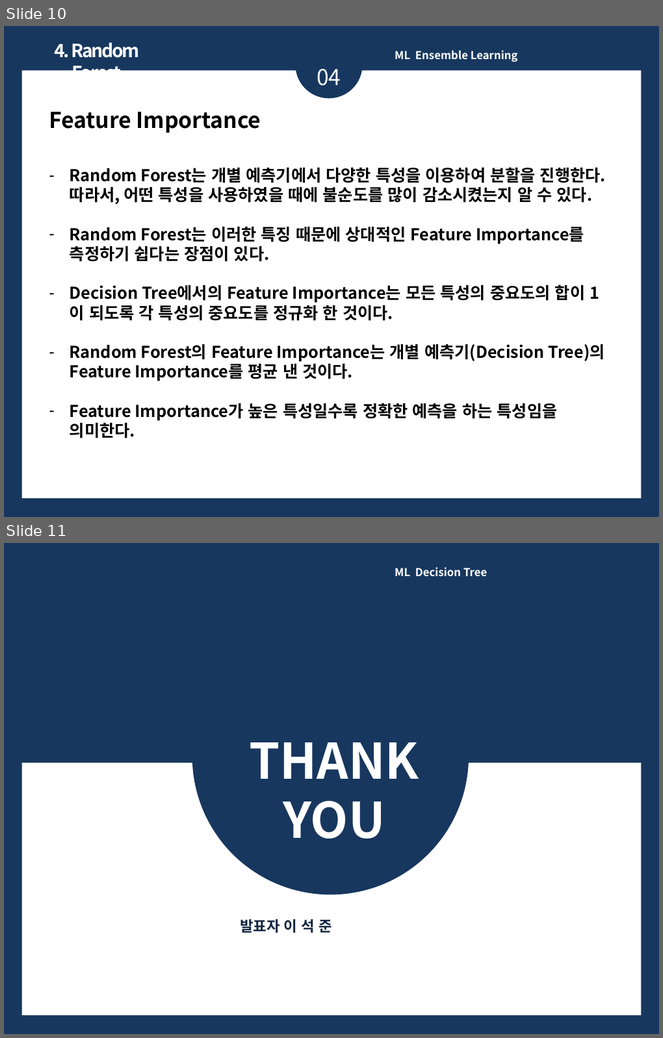
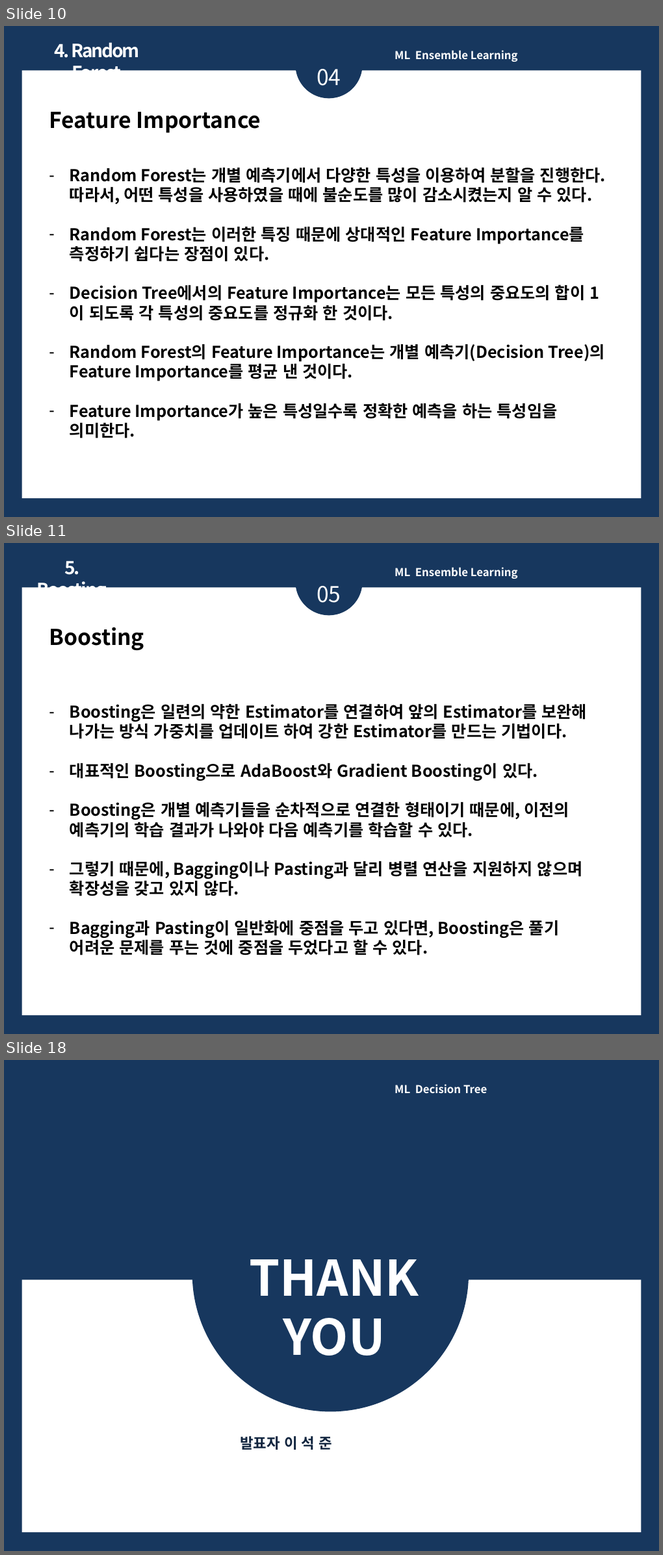
Before and after one commit to ykykyk112/machine_learning, a slide deck: ML_Algorithm_Review/Ensemble_Learning_Review.pptx. Shown one above the other, each under a label of ours: slides 10 and 11 before the commit, slides 10, 11 and 18 after it; the slides between them are not shown. The pictures are 663x1038 and 663x1555 pixels, drawn with LibreOffice and Linux fonts; fonts in the diff are those of the drawing. Boxes give left, top, right and bottom in pixels: in the first picture for what was removed or moved away, otherwise in the second. Text is boxed around its words. In the diff, an @@ line names an element or a change of style, - is before the commit and + after.

Commit message:
2021.02.12 Ensemble Learning Review File 추가
- Boosting
- AdaBoost
- Gradient Boosting
- Stacking

```diff
--- a/ML_Algorithm_Review/Ensemble_Learning_Review.pptx
+++ b/ML_Algorithm_Review/Ensemble_Learning_Review.pptx
@@ slide 11 added at (4, 543, 659, 1034), background #17375E @@
@@ text added at (36, 561, 107, 588), 20 pt, text #FFFFFF, bold @@
+5. Boosting
@@ ellipse added at (296, 548, 362, 615), fill #17375E @@
@@ text added at (395, 567, 518, 579), 12 pt, text #FFFFFF, bold @@
+ML Ensemble Learning
@@ rectangle added at (22, 588, 642, 1016), fill #FFFFFF @@
@@ text added at (317, 586, 341, 603), 24 pt, text #FFFFFF @@
+05
@@ text added at (49, 627, 587, 956), 18 pt, text #000000, bold @@
+Boosting
+– Boosting은 일련의 약한 Estimator를 연결하여 앞의 Estimator를 보완해 나가는 방식 가중치를 업데이트 하여 강한 Estimator를 만드는 기법이다.
+– 대표적인 Boosting으로 AdaBoost와 Gradient Boosting이 있다.
+– Boosting은 개별 예측기들을 순차적으로 연결한 형태이기 때문에, 이전의 예측기의 학습 결과가 나와야 다음 예측기를 학습할 수 있다.
+– 그렇기 때문에, Bagging이나 Pasting과 달리 병렬 연산을 지원하지 않으며 확장성을 갖고 있지 않다.
+– Bagging과 Pasting이 일반화에 중점을 두고 있다면, Boosting은 풀기 어려운 문제를 푸는 것에 중점을 두었다고 할 수 있다.
@@ what was slide 11 is now slide 18 @@
```
Also in this commit, not shown: 2 slides changed, 6 other slides added.
